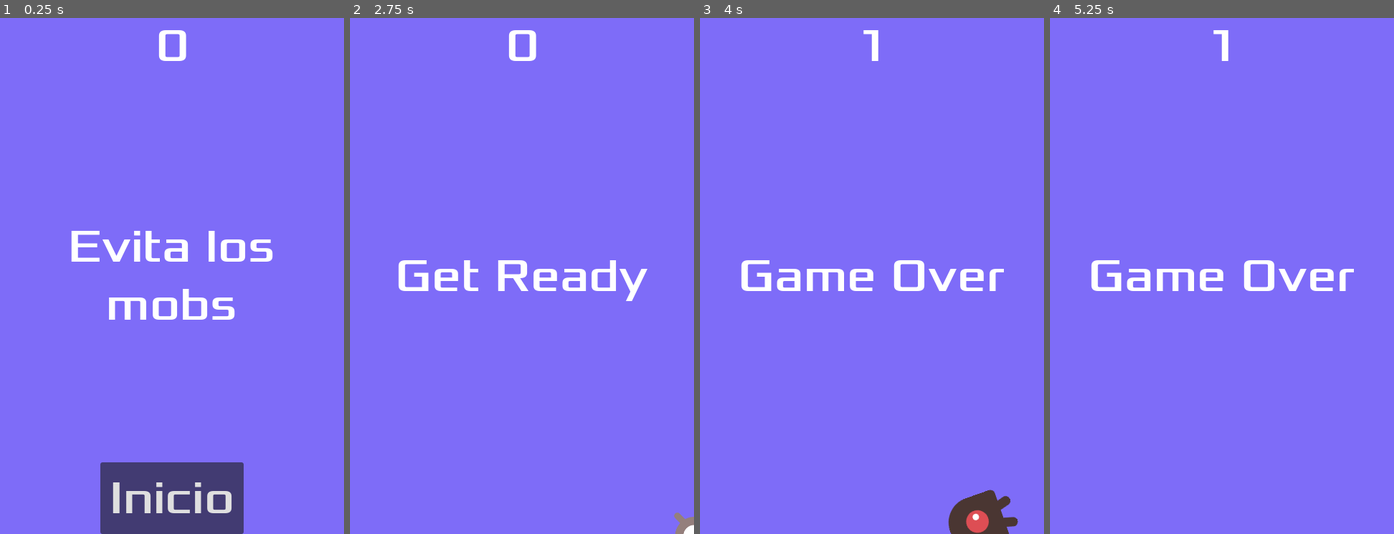
Above: before the commit, frames 1-4 (left to right).
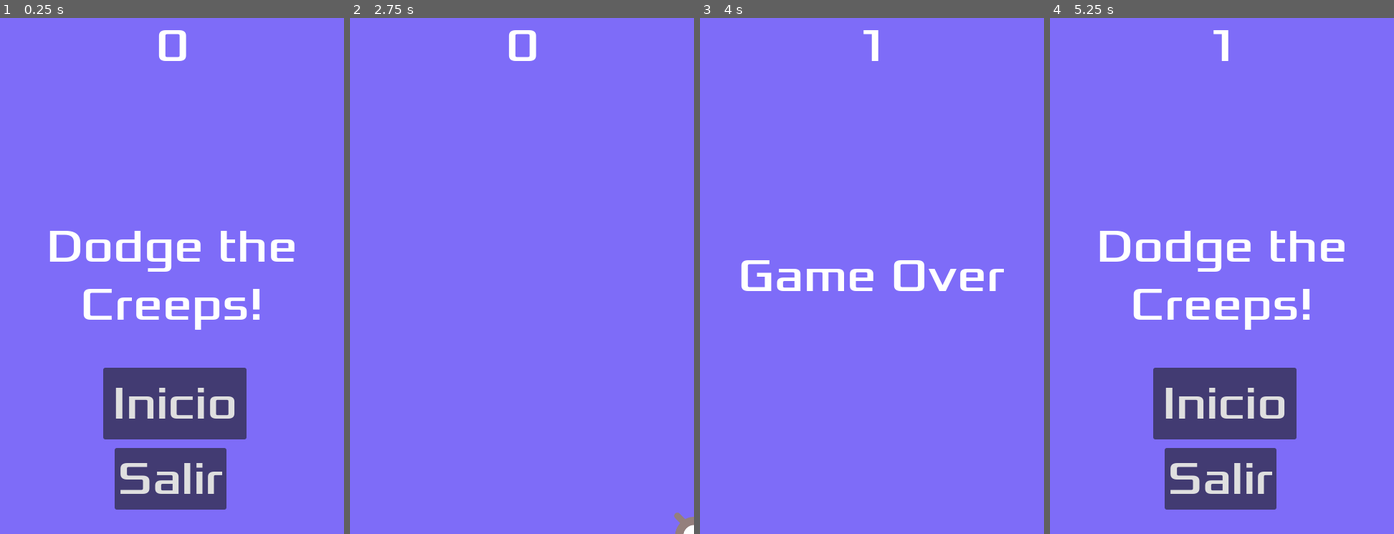
Above: after the commit, the same moments.

Repository: HendrikC0413/mi-juego-primer-godot
Game: Godot game, scene res://Scenas/main.tscn
Same seed, same stepped clock (60 frames per second), same inputs: the game is played once before the commit and once after it.
Inputs:
- Up to frame 1 (0.25 s): no input
- Up to frame 2 (2.75 s): click "Inicio" at 0.5 s; tap Enter at 1.25 s; hold Right (move_right) 1.28-2.03 s; hold Down (move_down) from 2.03 s (still down)
- Up to frame 3 (4 s): release Down (move_down) at 2.78 s; hold Right (move_right) 2.78-3.53 s; hold Up (move_up) from 3.53 s (still down)
- Up to frame 4 (5.25 s): release Up (move_up) at 4.28 s; hold Left (move_left) from 4.28 s (still down); tap Space at 5 s

The runs differ from the first frame. In frame 1, 14% of the frame differs, in the area x 14-86%, y 41-100%; in frame 2, 1.8%; in frame 3, 1.2%; in frame 4, 14%, in the area x 11-89%, y 41-96%.

Commit message:
v2 - major gameplay update
- Added enemy shooting system with scaling probability
- Added bouncing bullet mechanic
- Fixed HUD message system (Get Ready / Game Over)
- Fixed restart cleanup (mobs + bullets)
- Improved player spawn safety
- Added quit button to HUD

Diff:
--- /dev/null
+++ b/Scenas/bullet.tscn
@@ -0,0 +1,38 @@
+[gd_scene format=3 uid="uid://be8hyvy56cmen"]
+
+[ext_resource type="Script" uid="uid://i4u62qdmm0hk" path="res://bullet.gd" id="1_1lcnn"]
+[ext_resource type="Texture2D" uid="uid://f0xsork8mhim" path="res://art/bala.png" id="2_kxjnh"]
+
+[sub_resource type="PhysicsMaterial" id="PhysicsMaterial_1lcnn"]
+friction = 0.0
+bounce = 0.8
+
+[sub_resource type="CircleShape2D" id="CircleShape2D_37o04"]
+radius = 10.049875
+
+[sub_resource type="SpriteFrames" id="SpriteFrames_8lsdt"]
+animations = [{
+"frames": [{
+"duration": 1.0,
+"texture": ExtResource("2_kxjnh")
+}],
+"loop": true,
+"name": &"default",
+"speed": 3.0
+}]
+
+[node name="Bullet" type="RigidBody2D" unique_id=223921296]
+physics_material_override = SubResource("PhysicsMaterial_1lcnn")
+gravity_scale = 0.0
+script = ExtResource("1_1lcnn")
+
+[node name="CollisionShape2D" type="CollisionShape2D" parent="." unique_id=1292398322]
+shape = SubResource("CircleShape2D_37o04")
+
+[node name="VisibleOnScreenNotifier2D" type="VisibleOnScreenNotifier2D" parent="." unique_id=238881325]
+
+[node name="AnimatedSprite2D" type="AnimatedSprite2D" parent="." unique_id=1836459066]
+scale = Vector2(0.01, 0.01)
+sprite_frames = SubResource("SpriteFrames_8lsdt")
+
+[connection signal="body_entered" from="." to="." method="_on_body_entered"]
--- a/Scenas/hud.tscn
+++ b/Scenas/hud.tscn
@@ -51,9 +51,10 @@
 anchor_top = 1.0
 anchor_right = 0.5
 anchor_bottom = 1.0
-offset_left = -100.0
-offset_top = -100.0
-offset_right = 100.0
+offset_left = -96.0
+offset_top = -232.0
+offset_right = 104.0
+offset_bottom = -132.0
 grow_horizontal = 2
 grow_vertical = 0
 theme_override_fonts/font = ExtResource("2_icnks")
@@ -65,4 +66,14 @@
 wait_time = 2.0
 one_shot = true
 
+[node name="CloseButton" type="Button" parent="." unique_id=1294463027]
+offset_left = 160.0
+offset_top = 600.0
+offset_right = 316.0
+offset_bottom = 686.0
+theme_override_fonts/font = ExtResource("2_icnks")
+theme_override_font_sizes/font_size = 64
+text = "Salir"
+
 [connection signal="pressed" from="StartButton" to="." method="_on_start_button_pressed"]
+[connection signal="pressed" from="CloseButton" to="." method="_on_close_button_pressed"]
--- a/Scenas/main.tscn
+++ b/Scenas/main.tscn
@@ -6,6 +6,7 @@
 [ext_resource type="PackedScene" uid="uid://bpl2ar6vxhtq4" path="res://Scenas/hud.tscn" id="4_an1xy"]
 [ext_resource type="AudioStream" uid="uid://co2mpwu8t21b7" path="res://art/House In a Forest Loop.ogg" id="5_s1m4t"]
 [ext_resource type="AudioStream" uid="uid://doo2nvfmjf11a" path="res://art/gameover.wav" id="6_gug6g"]
+[ext_resource type="PackedScene" uid="uid://be8hyvy56cmen" path="res://Scenas/bullet.tscn" id="7_gug6g"]
 
 [sub_resource type="Curve2D" id="Curve2D_ue5qb"]
 _data = {
@@ -54,6 +55,8 @@
 [node name="DeathSound" type="AudioStreamPlayer2D" parent="." unique_id=1256654340]
 stream = ExtResource("6_gug6g")
 
+[node name="Bullet" parent="." unique_id=223921296 instance=ExtResource("7_gug6g")]
+
 [connection signal="hit" from="Player" to="." method="game_over"]
 [connection signal="timeout" from="MobTimer" to="." method="_on_mob_timer_timeout"]
 [connection signal="timeout" from="ScoreTimer" to="." method="_on_score_timer_timeout"]
--- a/Scenas/mob.tscn
+++ b/Scenas/mob.tscn
@@ -1,6 +1,7 @@
 [gd_scene format=3 uid="uid://pknovrtam1v3"]
 
 [ext_resource type="Script" uid="uid://cdpqsj05cf7sd" path="res://mob.gd" id="1_3ddf7"]
+[ext_resource type="PackedScene" uid="uid://be8hyvy56cmen" path="res://Scenas/bullet.tscn" id="2_cf7bs"]
 [ext_resource type="Texture2D" uid="uid://doauooo0rkkih" path="res://art/enemyFlyingAlt_1.png" id="2_k4kj8"]
 [ext_resource type="Texture2D" uid="uid://dkqww1p0hdr1m" path="res://art/enemyFlyingAlt_2.png" id="3_cf7bs"]
 [ext_resource type="Texture2D" uid="uid://ctvpwmwhqcm41" path="res://art/enemySwimming_1.png" id="4_v8ucr"]
@@ -53,6 +54,7 @@
 collision_mask = 0
 gravity_scale = 0.0
 script = ExtResource("1_3ddf7")
+bullet_scene = ExtResource("2_cf7bs")
 metadata/_edit_group_ = true
 
 [node name="AnimatedSprite2D" type="AnimatedSprite2D" parent="." unique_id=1410682430]
--- /dev/null
+++ b/bullet.gd
@@ -0,0 +1,22 @@
+extends RigidBody2D
+var bounces := 3
+
+# Called when the node enters the scene tree for the first time.
+func _ready() -> void:
+	add_to_group("bullet")
+
+
+# Called every frame. 'delta' is the elapsed time since the previous frame.
+func _physics_process(delta):
+	if linear_velocity.length() > 0:
+		rotation = linear_velocity.angle()
+
+func _on_visible_on_screen_notifier_2d_screen_exited():
+	queue_free()
+
+func _on_body_entered(body):
+	# Si quieres que la bala desaparezca al impactar:
+	bounces -= 1
+	if bounces <= 0:
+		queue_free()
+	queue_free()
--- a/hud.gd
+++ b/hud.gd
@@ -3,7 +3,9 @@
 
 # Called when the node enters the scene tree for the first time.
 func _ready() -> void:
-	pass # Replace with function body.
+	$StartButton.show()
+	$Message.text = "Dodge the Creeps!"
+	$Message.show()
 
 
 # Called every frame. 'delta' is the elapsed time since the previous frame.
@@ -13,25 +15,46 @@
 func show_message(text):
 	$Message.text = text
 	$Message.show()
-	$MessageTimer.start()
 
 func show_game_over():
 	show_message("Game Over")
-	# Wait until the MessageTimer has counted down.
-	await $MessageTimer.timeout
+	$StartButton.hide()
+	$CloseButton.hide()
+
+	$Message.text = "Game Over"
+	$Message.show()
+
+	await get_tree().create_timer(1.5).timeout
 
 	$Message.text = "Dodge the Creeps!"
 	$Message.show()
-	# Make a one-shot timer and wait for it to finish.
-	await get_tree().create_timer(1.0).timeout
+
 	$StartButton.show()
+	$CloseButton.show()
 
 func update_score(score):
 	$ScoreLabel.text = str(score)
 
 func _on_start_button_pressed():
 	$StartButton.hide()
+	$CloseButton.hide()
 	start_game.emit()
 
 func _on_message_timer_timeout():
 	$Message.hide()
+
+func show_start_screen():
+	$Message.text = "Dodge the Creeps!"
+	$Message.show()
+	$StartButton.show()
+
+func show_get_ready():
+	$Message.text = "Get Ready"
+	$Message.show()
+
+	await get_tree().create_timer(2.0).timeout
+	$Message.hide()
+
+
+func _on_close_button_pressed() -> void:
+	get_tree().quit()
--- a/main.gd
+++ b/main.gd
@@ -2,10 +2,14 @@
 
 @export var mob_scene: PackedScene
 var score
+var shoot_chance := 0.0   # Probabilidad actual (0 a 1)
+var max_shoot_chance := 0.5
 
 # Called when the node enters the scene tree for the first time.
 func _ready() -> void:
-	pass
+	#$Player.start($StartPosition.position)
+	get_tree().call_group("bullet", "queue_free")
+	$HUD.show_start_screen()
 
 
 # Called every frame. 'delta' is the elapsed time since the previous frame.
@@ -19,14 +23,19 @@
 	$Music.stop()
 	$DeathSound.play()
 	$HUD.show_game_over()
+	get_tree().call_group("mobs", "queue_free")
+	get_tree().call_group("bullet", "queue_free")
+	get_tree().call_group("enemy", "queue_free")
 
 func new_game():
 	score = 0
 	$Player.start($StartPosition.position)
 	$StartTimer.start()
 	$HUD.update_score(score)
-	$HUD.show_message("Get Ready")
+	$HUD.show_get_ready()
 	get_tree().call_group("mobs", "queue_free")
+	get_tree().call_group("bullet", "queue_free")
+	get_tree().call_group("enemy", "queue_free")
 	$Music.play()
 
 
@@ -52,6 +61,12 @@
 	var velocity = Vector2(randf_range(150.0, 250.0), 0.0)
 	mob.linear_velocity = velocity.rotated(direction)
 
+	if score >= 10:
+		if randf() < shoot_chance:
+			mob.can_shoot = true
+		else:
+			mob.can_shoot = false
+
 	# Spawn the mob by adding it to the Main scene.
 	add_child(mob)
 
@@ -59,8 +74,19 @@
 func _on_score_timer_timeout() -> void:
 	score += 1
 	$HUD.update_score(score)
+	update_shoot_chance()
 
 
 func _on_start_timer_timeout() -> void:
 	$MobTimer.start()
 	$ScoreTimer.start()
+
+func update_shoot_chance():
+	# Cada 10 puntos aumenta la probabilidad
+	var level = int(score / 10)
+
+	# Empieza en 10% (0.1) y sube de 5% en 5%
+	shoot_chance = 0.1 + (level * 0.05)
+
+	# Limitar a máximo 50%
+	shoot_chance = min(shoot_chance, max_shoot_chance)
--- a/mob.gd
+++ b/mob.gd
@@ -1,16 +1,39 @@
 extends RigidBody2D
-
+@export var bullet_scene: PackedScene
+var can_shoot := false
 
 # Called when the node enters the scene tree for the first time.
 func _ready() -> void:
 	var mob_types = Array($AnimatedSprite2D.sprite_frames.get_animation_names())
 	$AnimatedSprite2D.animation = mob_types.pick_random()
 	$AnimatedSprite2D.play()
+	add_to_group("enemy")
+	if can_shoot:
+		shoot_with_delay()
 
 
 # Called every frame. 'delta' is the elapsed time since the previous frame.
 func _process(delta: float) -> void:
 	pass
 
+func shoot_with_delay():
+	await get_tree().create_timer(randf_range(0.5, 1.5)).timeout
+	shoot_at_player()
+
+func shoot_at_player():
+	var player = get_tree().get_first_node_in_group("player")
+	if player == null:
+		return
+
+	var bullet = bullet_scene.instantiate()
+	bullet.position = position
+
+	var direction = (player.position - position).normalized()
+
+	# Si usas RigidBody2D para la bala:
+	bullet.linear_velocity = direction * 400
+
+	get_parent().add_child(bullet)
+
 func _on_visible_on_screen_notifier_2d_screen_exited():
 	queue_free()
--- a/player.gd
+++ b/player.gd
@@ -7,7 +7,9 @@
 # Called when the node enters the scene tree for the first time.
 func _ready() -> void:
 	screen_size = get_viewport_rect().size
+	add_to_group("player")
 	hide()
+	$CollisionShape2D.disabled = true
 
 
 # Called every frame. 'delta' is the elapsed time since the previous frame.
--- a/project.godot
+++ b/project.godot
@@ -1,3 +1,11 @@
+; Engine configuration file.
+; It's best edited using the editor UI and not directly,
+; since the parameters that go here are not all obvious.
+;
+; Format:
+;   [section] ; section goes between []
+;   param=value ; assign values to parameters
+
 config_version=5
 
 [application]
Binary file added: art/bala.png
Not shown, added: art/bala.png.import
Not shown, added: bullet.gd.uid
Not shown, added: export_presets.cfg
